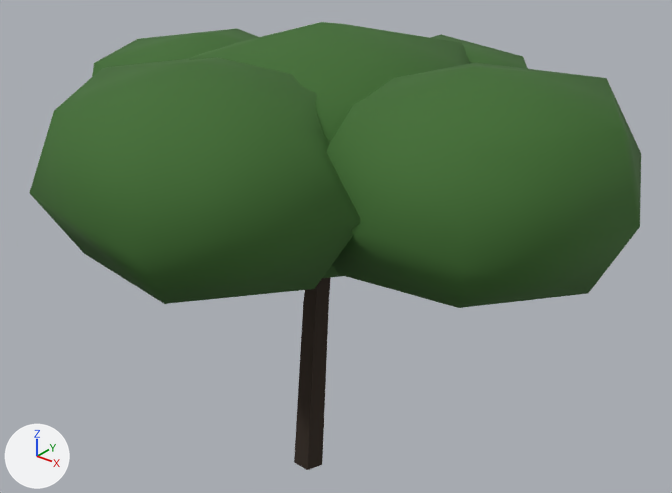
Before and after pictures for a commit that changed the glTF model assets/成品/树_07.glb.
Both versions are drawn from a camera (50 mm lens) standing at (6.88, -7.98, 8.46) and looking at (0.44, 0.07, 3.47). The lights are fixed; the arrows at lower left show +X, +Y and +Z. The picture after the commit comes second.

Names of what the first picture shows: '树_07'.
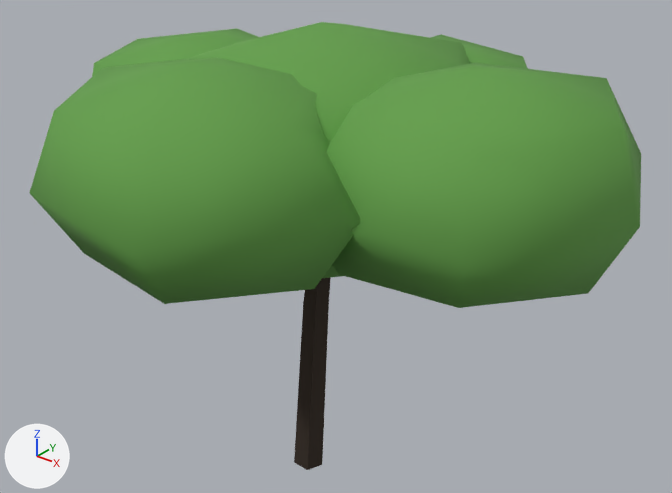
The change, as a diff of the scene's bpy script:
```diff
--- a/assets/成品/树_07.glb.py
+++ b/assets/成品/树_07.glb.py
@@ mat_leaf_mid @@
 mat_leaf_mid = principled_material('leaf_mid')
-mat_leaf_mid.base_color = (0.0482, 0.15, 0.0273)  # dark green #3e6c2e
+mat_leaf_mid.base_color = (0.122, 0.342, 0.0648)  # green #629e48
 mat_leaf_mid.roughness = 0.88
```

Where the change shows, as pixel boxes [x1, y1, x2, y2] in the pictures (672 x 493 px):
'树_07', recoloured (dark green to green)
    both: [30, 22, 641, 308]
